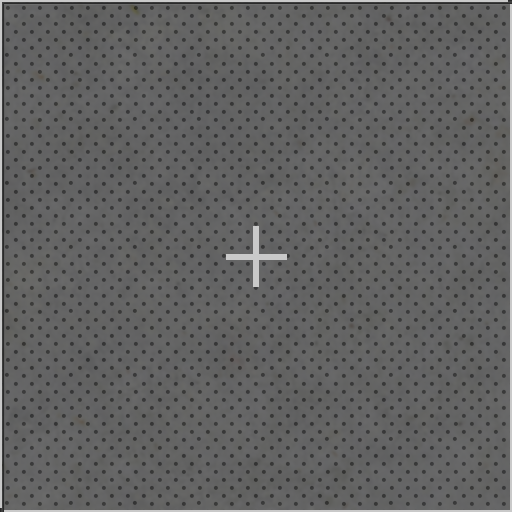
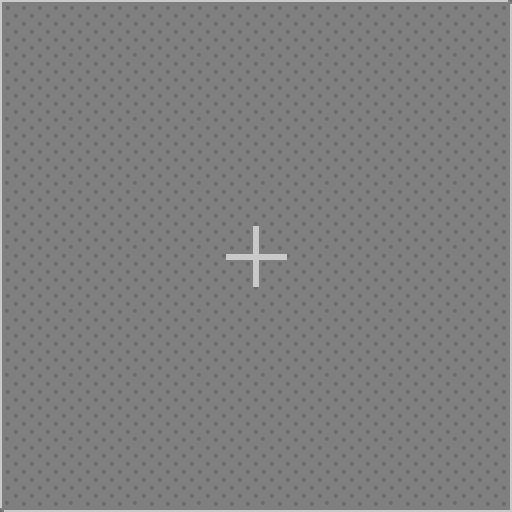
The second 512 x 512 image is a revision of the first. Changes to its layers:
pixels changed over [0,0,512,512] (layer not identified)
